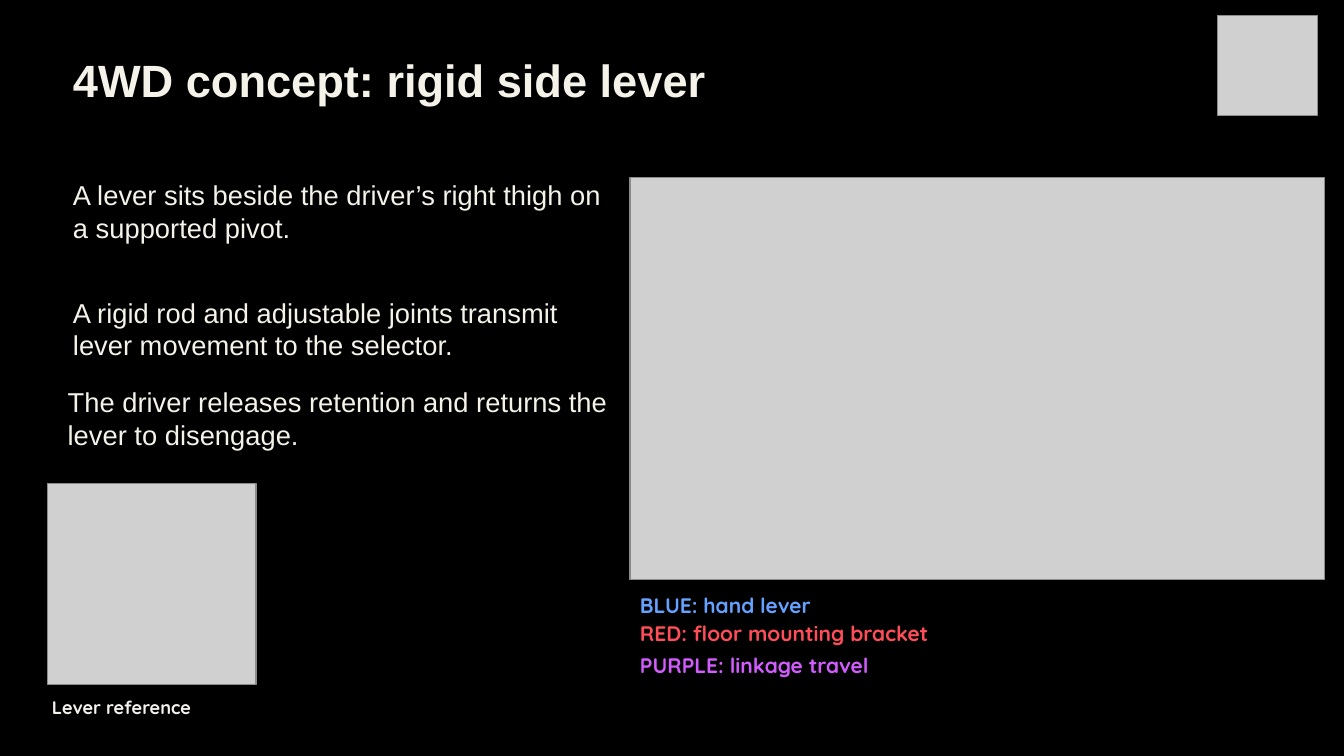
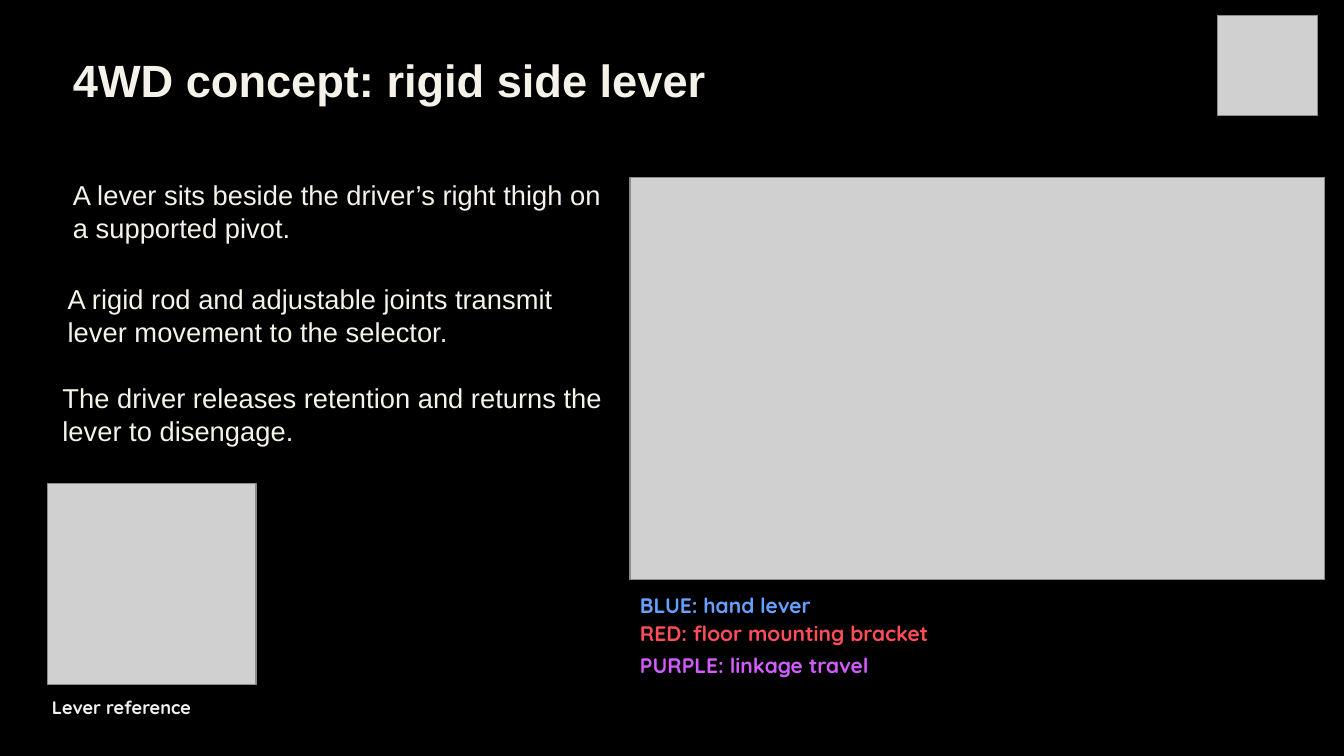
Before and after one commit to Polowater123/Aggie-Baja-Controls-The-A.B.C.-, a slide deck: slide 13 of PDR Draft.pptx. Drawn at 1344x756 pixels with LibreOffice and Linux fonts; fonts in the diff are those of the drawing; grey boxes stand for pictures. Boxes give left, top, right and bottom in pixels: in the first picture for what was removed or moved away, otherwise in the second. Text is boxed around its words. In the diff, an @@ line names an element or a change of style, - is before the commit and + after.

```diff
--- a/PDR Draft.pptx
+++ b/PDR Draft.pptx
@@ text "A rigid rod and adjustable ...": place and size @@
-text "A rigid rod and adjustable ..." at bbox=[73, 303, 557, 356]
+text "A rigid rod and adjustable ..." at bbox=[68, 289, 552, 343]
@@ text "The driver releases retention and ...": place and size @@
-text "The driver releases retention and ..." at bbox=[68, 392, 607, 450]
+text "The driver releases retention and ..." at bbox=[62, 388, 602, 446]
```
Also in this commit, not shown: 6 other slides changed, 2 slides added, 3 slides removed.
